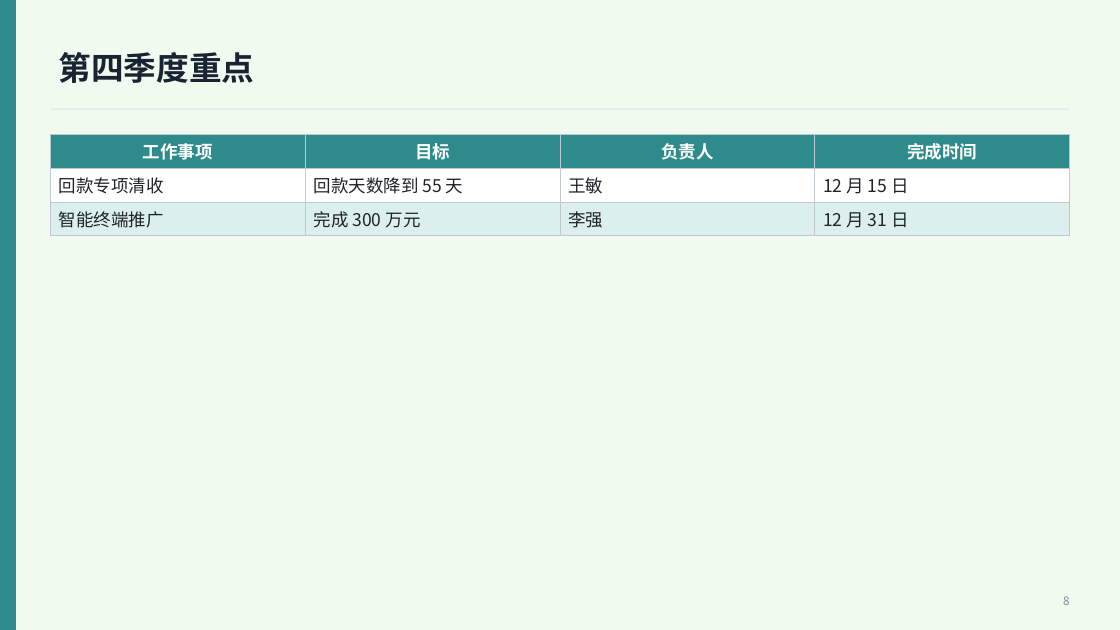
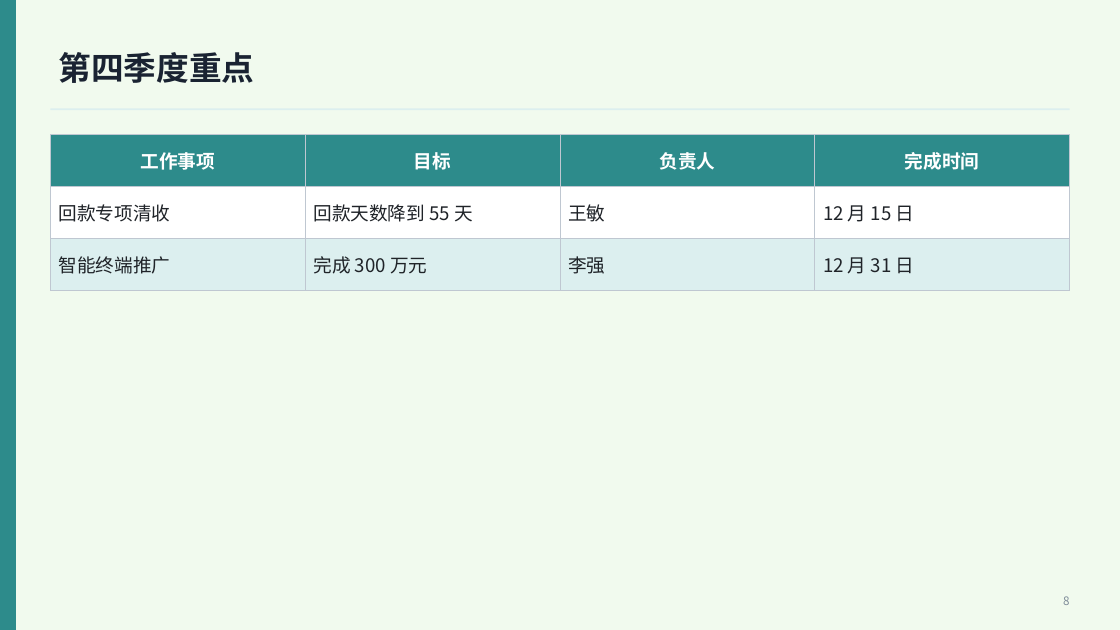
Before and after one commit to xunova1121/-, a slide deck: slide 8 of docs/samples/经营汇报.pptx. Drawn at 1120x630 pixels with LibreOffice and Linux fonts; fonts in the diff are those of the drawing. Boxes give left, top, right and bottom in pixels: in the first picture for what was removed or moved away, otherwise in the second. Text is boxed around its words. In the diff, an @@ line names an element or a change of style, - is before the commit and + after.

```diff
--- a/docs/samples/经营汇报.pptx
+++ b/docs/samples/经营汇报.pptx
@@ table at [50, 134, 1069, 278] @@
@@ size 15 to 16 pt @@
```
Also in this commit, not shown: 2 other slides changed, 9 other files.
